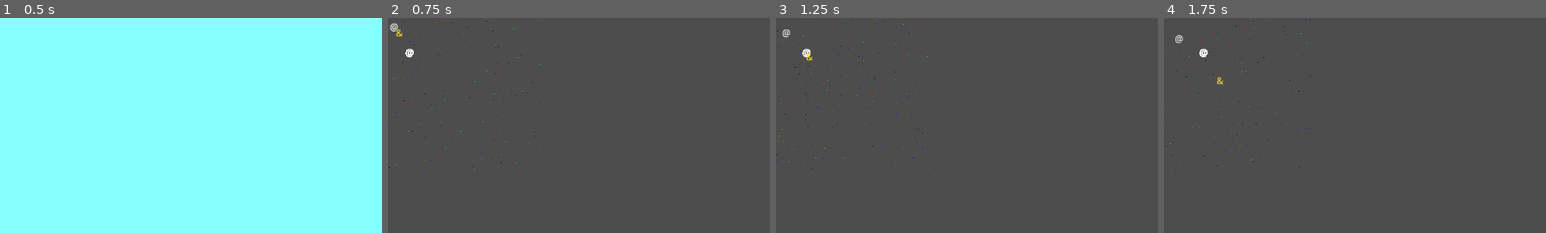
Above: before the commit, frames 1-4 (left to right).
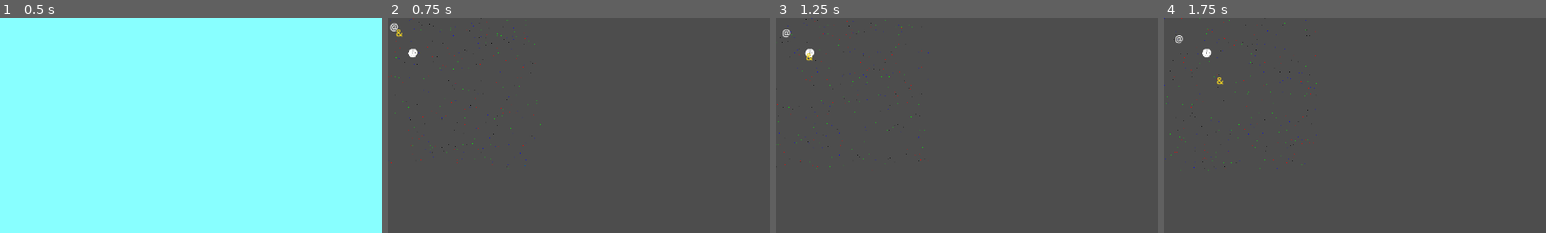
Above: after the commit, the same moments.

Repository: langel/ipsylial
Game: Godot game, scene res://scenes/main.tscn
Two runs of this game, one before a commit and one after it. Both use one fixed random seed, a clock stepped at 60 frames per second and the inputs below.
Inputs (mouse positions are % of the whole screen's width and height, from its top left):
- Up to frame 1 (0.5 s): no input
- Up to frame 2 (0.75 s): click "PLAY GAME!" at 0.5 s
- Up to frame 3 (1.25 s): no input
- Up to frame 4 (1.75 s): move the mouse to (72, 45) at 1.27 s; tap Mouse wheel up (zoom_in, bound only after the commit) at 1.35 s; tap Mouse wheel down (zoom_out, bound only after the commit) at 1.55 s
The pictures show only the part of the screen within x 0-50%, y 0-50%; the shares and areas given below are measured in that part.

Frame 1 is identical in both runs. In frame 2, 0.6% of the frame differs, in the area x 0-40%, y 0-72%; in frame 3, 0.5%; in frame 4, 0.6%.

Commit message:
zoom mouse wheel

Diff:
--- a/project.godot
+++ b/project.godot
@@ -31,6 +31,19 @@
 
 enabled=PackedStringArray()
 
+[input]
+
+zoom_in={
+"deadzone": 0.5,
+"events": [Object(InputEventMouseButton,"resource_local_to_scene":false,"resource_name":"","device":-1,"window_id":0,"alt_pressed":false,"shift_pressed":false,"ctrl_pressed":false,"meta_pressed":false,"button_mask":0,"position":Vector2(0, 0),"global_position":Vector2(0, 0),"factor":1.0,"button_index":4,"canceled":false,"pressed":false,"double_click":false,"script":null)
+]
+}
+zoom_out={
+"deadzone": 0.5,
+"events": [Object(InputEventMouseButton,"resource_local_to_scene":false,"resource_name":"","device":-1,"window_id":0,"alt_pressed":false,"shift_pressed":false,"ctrl_pressed":false,"meta_pressed":false,"button_mask":0,"position":Vector2(0, 0),"global_position":Vector2(0, 0),"factor":1.0,"button_index":5,"canceled":false,"pressed":false,"double_click":false,"script":null)
+]
+}
+
 [rendering]
 
 renderer/rendering_method="gl_compatibility"
--- a/scenes/game.tscn
+++ b/scenes/game.tscn
@@ -1,7 +1,8 @@
-[gd_scene load_steps=3 format=3 uid="uid://bbbnpvmmdiwhf"]
+[gd_scene load_steps=4 format=3 uid="uid://bbbnpvmmdiwhf"]
 
 [ext_resource type="Script" path="res://scenes/game.gd" id="1_0ji46"]
 [ext_resource type="TileSet" uid="uid://daqf1ll8mj4xp" path="res://assets/tile_sets/terrain.tres" id="1_38m8k"]
+[ext_resource type="Script" path="res://scripts/game_camera.gd" id="3_hgn73"]
 
 [node name="Game" type="Control"]
 layout_mode = 3
@@ -27,3 +28,7 @@
 collision_enabled = false
 
 [node name="EntityLayer" type="Node2D" parent="."]
+
+[node name="Camera2D" type="Camera2D" parent="."]
+offset = Vector2(640, 360)
+script = ExtResource("3_hgn73")
--- /dev/null
+++ b/scripts/game_camera.gd
@@ -0,0 +1,20 @@
+extends Camera2D
+
+@export var zoom_step: float = 0.1
+@export var min_zoom: float = 0.3
+@export var max_zoom: float = 3.0
+
+var target_zoom: Vector2 = Vector2(1, 1)
+
+func _ready():
+	make_current()  # Ensure this camera is active
+	target_zoom = zoom  # Set initial zoom target
+
+func _process(delta):
+	if Input.is_action_just_pressed("zoom_out"):
+		target_zoom *= 1.0 - zoom_step
+	elif Input.is_action_just_pressed("zoom_in"):
+		target_zoom *= 1.0 + zoom_step
+
+	target_zoom = target_zoom.clamp(Vector2(min_zoom, min_zoom), Vector2(max_zoom, max_zoom))
+	zoom = zoom.lerp(target_zoom, 5.0 * delta)  # Smooth zooming
--- a/scripts/game_state.gd
+++ b/scripts/game_state.gd
@@ -37,7 +37,7 @@
 	return rng.rng(pos,seedval)
 
 func new_map() -> Map:
-	return Map.new(15,15)
+	return Map.new(40,40)
 
 # Called every frame. 'delta' is the elapsed time since the previous frame.
 func _process(delta: float) -> void:
